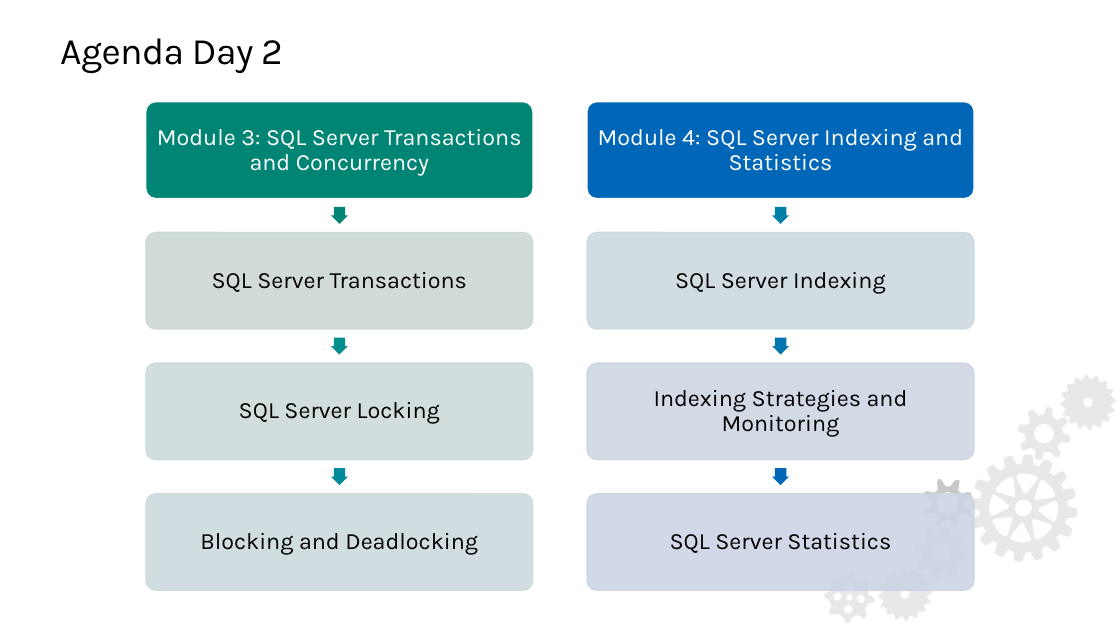
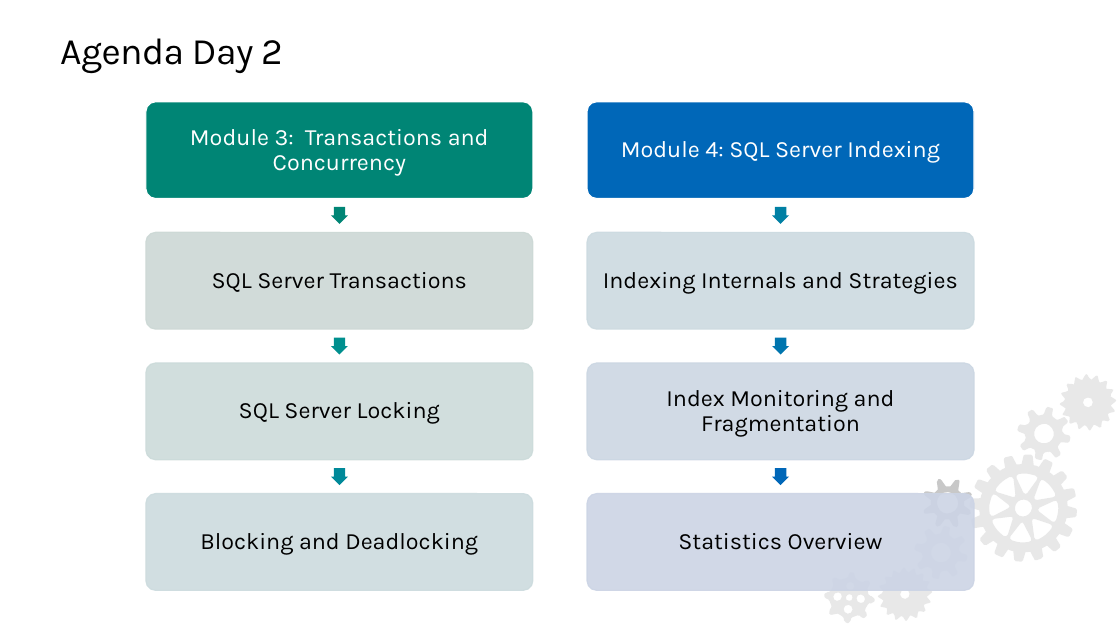
Before and after one commit to SQLMCT/SQL_Performance_Tuning, a slide deck: slide 7 of Custom_Delivery/PTO_Welcome_Email.pptx (slide 4 before the commit). Drawn at 1120x630 pixels with LibreOffice and Linux fonts; fonts in the diff are those of the drawing; background and template pictures are left out. Boxes give left, top, right and bottom in pixels: in the first picture for what was removed or moved away, otherwise in the second. Text is boxed around its words. In the diff, an @@ line names an element or a change of style, - is before the commit and + after.

```diff
--- a/Custom_Delivery/PTO_Welcome_Email.pptx
+++ b/Custom_Delivery/PTO_Welcome_Email.pptx
@@ text at (x1=190, y1=129, x2=489, y2=175): text changed @@
-Module 3: SQL Server Transactions and Concurrency
+Module 3: Transactions and Concurrency
@@ text at (x1=621, y1=141, x2=940, y2=163): text changed @@
-Module 4: SQL Server Indexing and Statistics
+Module 4: SQL Server Indexing
@@ text at (x1=603, y1=272, x2=957, y2=293): text changed @@
-SQL Server Indexing
+Indexing Internals and Strategies
@@ text at (x1=666, y1=390, x2=895, y2=436): text changed @@
-Indexing Strategies and Monitoring
+Index Monitoring and Fragmentation
@@ text at (x1=678, y1=533, x2=883, y2=550): text changed @@
-SQL Server Statistics
+Statistics Overview
```
Also in this commit, not shown: 3 other slides changed, 3 slides added.
